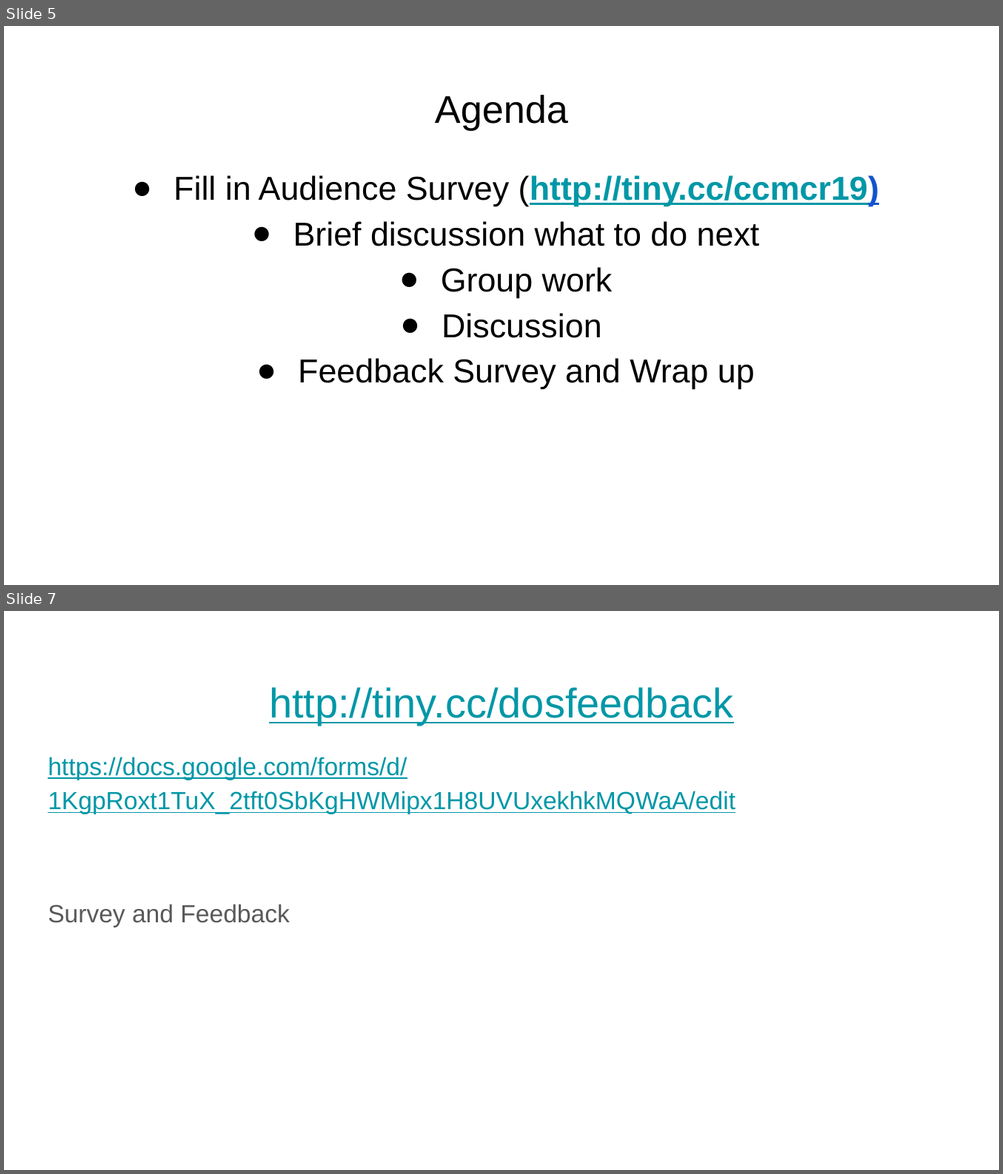
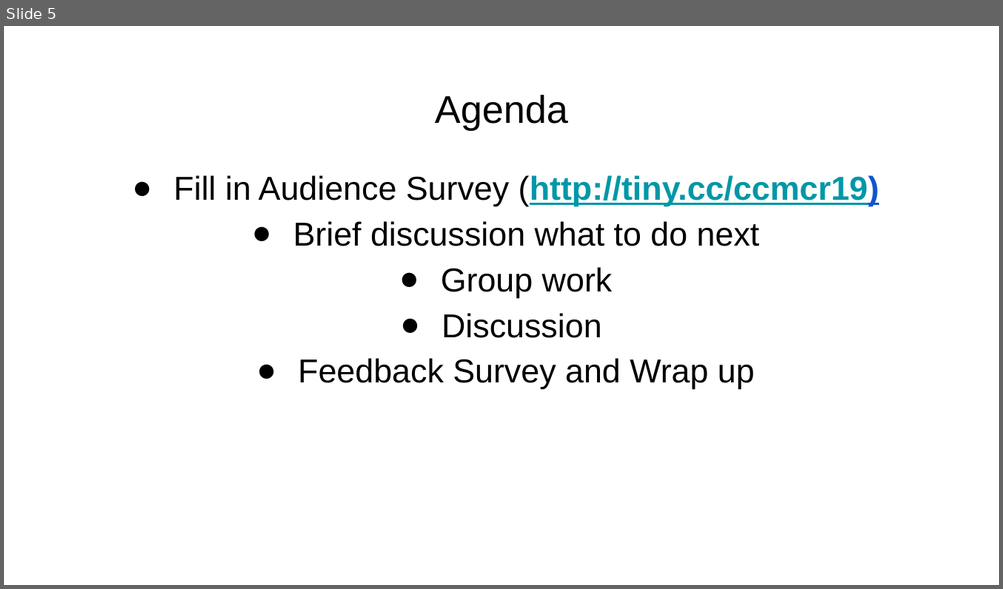
Before and after one commit to selgebali/CCMcr19_dos, a slide deck: Dos and Don’ts for computational training.pptx. Shown one above the other, each under a label of ours: slides 5 and 7 before the commit, slide 5 after it; the slides between them are not shown. The pictures are 1003x1174 and 1003x589 pixels, drawn with LibreOffice and Linux fonts; fonts in the diff are those of the drawing. Boxes give left, top, right and bottom in pixels: in the first picture for what was removed or moved away, otherwise in the second. Text is boxed around its words. In the diff, an @@ line names an element or a change of style, - is before the commit and + after.

```diff
--- a/Dos and Don’ts for computational training.pptx
+++ b/Dos and Don’ts for computational training.pptx
@@ slide 7 removed at [4, 611, 999, 1170], background #FFFFFF @@
@@ title removed at [269, 687, 733, 725] @@
-http://tiny.cc/dosfeedback
@@ text removed at [48, 757, 735, 927] @@
-https://docs.google.com/forms/d/1KgpRoxt1TuX_2tft0SbKgHWMipx1H8UVUxekhkMQWaA/edit
-Survey and Feedback
```
Also in this commit, not shown: 2 other slides removed, 1 other file.
